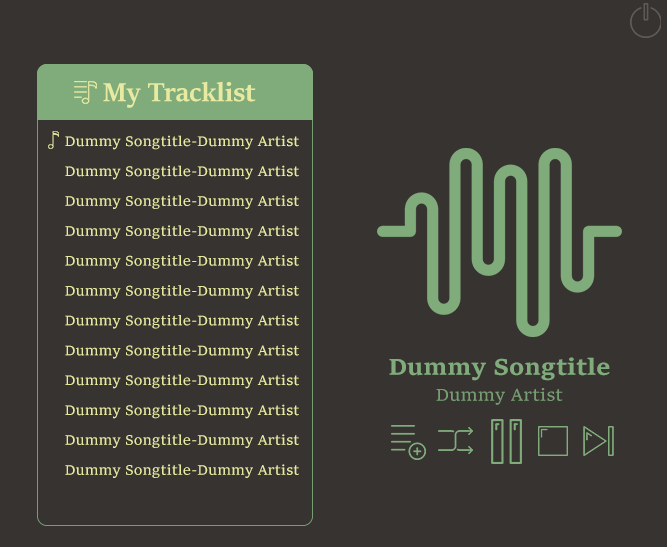
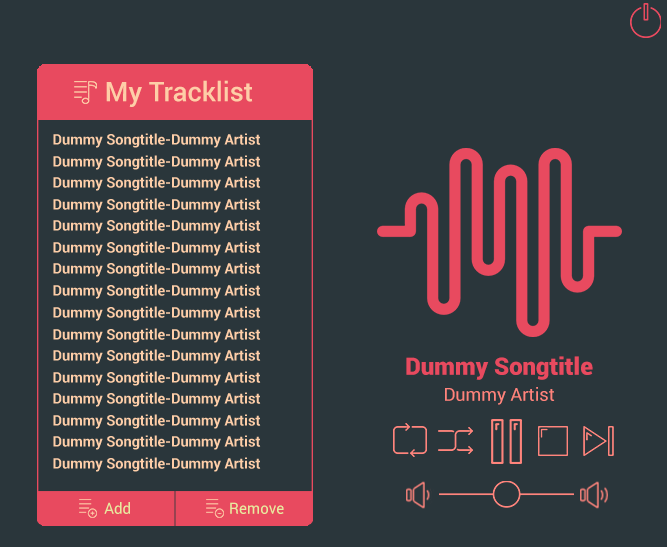
Two versions of the same layered image (667 × 547). Layer-by-layer changes:
added layer "slider" in group "Playing Tools" over <box>439,481,574,508</box>
painted on "Dummy Songtitle" over <box>389,356,610,381</box>
renamed "playlist" to "Add", moved it into group "Playlist", painted on it over <box>79,425,426,518</box>
renamed "Dummy Songtitle-Dummy Artist" to "Dummy Songtitle-Dummy Artist copy 15", moved it above "Dummy Songtitle-Dummy Artist copy 14", painted on it over <box>53,133,299,150</box>
added layer "Dummy Songtitle-Dummy Artist copy 14" in group "Dummy" over <box>53,155,261,170</box>
painted on "Dummy Songtitle-Dummy Artist copy 10" over <box>53,241,299,448</box>
painted on "Dummy Songtitle-Dummy Artist copy 9" over <box>53,262,299,419</box>
painted on "Dummy Songtitle-Dummy Artist copy 8" over <box>53,284,299,389</box>
painted on "Dummy Songtitle-Dummy Artist copy 7" over <box>53,306,299,359</box>
painted on "Dummy Songtitle-Dummy Artist copy 6" over <box>53,315,299,343</box>
painted on "Dummy Songtitle-Dummy Artist copy 5" over <box>53,285,299,364</box>
painted on "Dummy Songtitle-Dummy Artist copy 4" over <box>53,255,299,386</box>
painted on "Dummy Songtitle-Dummy Artist copy 3" over <box>53,225,299,407</box>
painted on "Dummy Songtitle-Dummy Artist copy 2" over <box>53,195,299,429</box>
painted on "Dummy Songtitle-Dummy Artist copy" over <box>53,165,299,450</box>
renamed "Dummy Songtitle-Dummy Artist copy 11" to "Dummy Songtitle-Dummy Artist", moved it below "Dummy Songtitle-Dummy Artist copy", painted on it over <box>53,457,299,478</box>
painted on "My Tracklist" over <box>103,80,256,108</box>
added layer "Layer 1 copy" in group "Playlist" over <box>37,491,313,526</box>
painted on "Rounded Rectangle 1", unmasked it over <box>37,64,313,526</box>
painted on "Layer 0" over <box>0,0,667,547</box>
…and 12 more changes (10 added, 1 opacity, 1 painted, 1 visibility)
